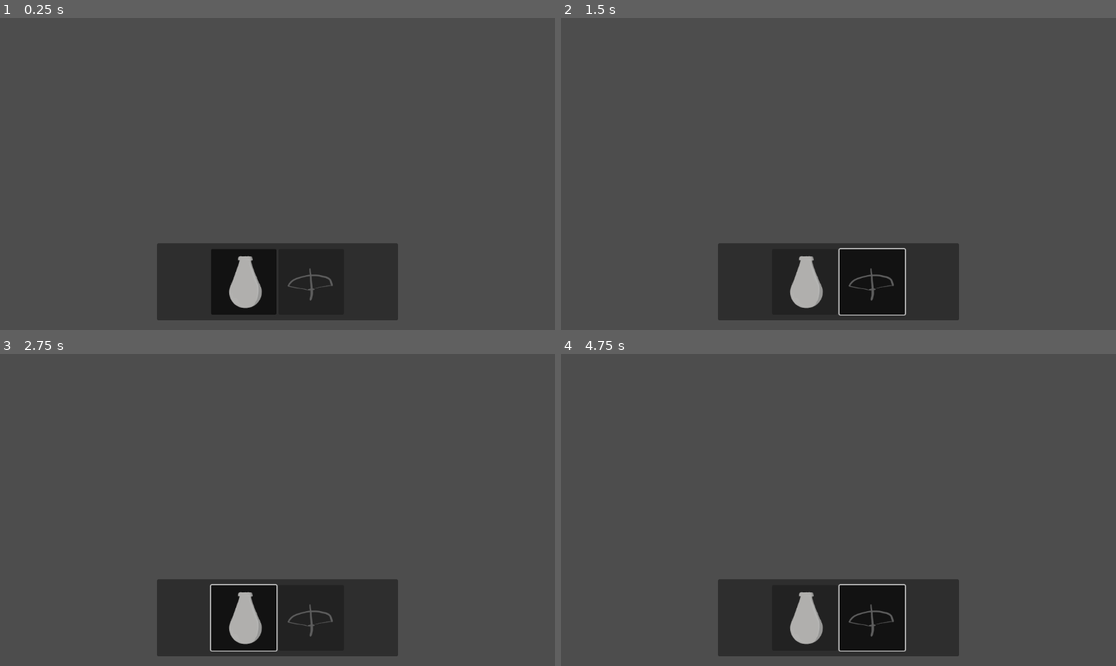
Above: before the commit, frames 1-4 (two rows, left to right).
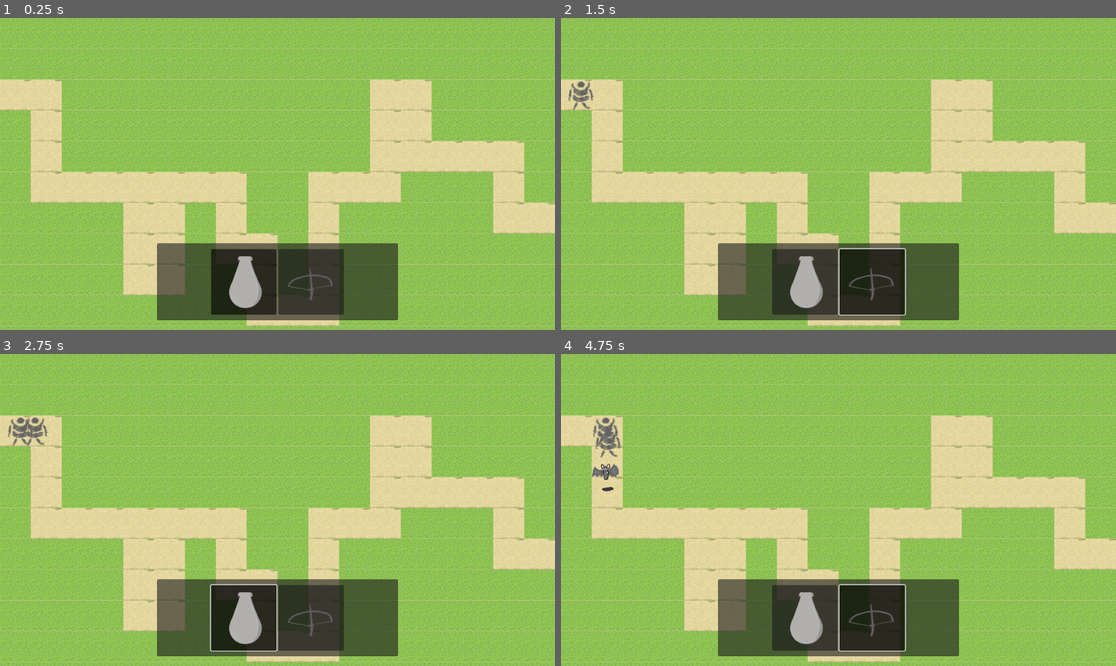
Above: after the commit, the same moments.

Repository: willNP/Tower-Defense
Game: Godot game, scene res://Scenes/main.tscn
Same seed, same stepped clock (60 frames per second), same inputs: the game is played once before the commit and once after it. The engine's default icon, where the game draws it, is replaced by a stand-in: a white triangle on a blue panel in a dark square.
Inputs (mouse positions are in pixels of both pictures, inside the frame that each line leads up to):
- Up to frame 1 (0.25 s): no input
- Up to frame 2 (1.5 s): click (805, 283) at 0.5 s; click (871, 283) at 1.25 s
- Up to frame 3 (2.75 s): click (244, 619) at 2 s
- Up to frame 4 (4.75 s): click (871, 619) at 2.75 s; click (805, 619) at 3.5 s; click (871, 619) at 4.25 s

The runs differ from the first frame. In frame 1, 95% of the frame differs, in the area x 0-100%, y 0-100%; in frame 2, 95%; in frame 3, 95%; in frame 4, 95%.
Error before the commit: Parse Error: Identifier "_seed" not declared in the current scope. (res://Scripts/Resources/map_generation.gd:49)

Commit message:
problemas solucionados

Diff:
--- a/Scripts/Resources/map_generation.gd
+++ b/Scripts/Resources/map_generation.gd
@@ -46,7 +46,7 @@
 func generate_map(seed: int = 0, use_seed: bool = false) -> void:
 	_update_dimensions_from_viewport()
 	_configure_path_controller()
-	_map_generator.randomize(_seed, use_seed)
+	_map_generator.randomize(seed, use_seed)
 	_map_data = _map_generator.generate(map_width, map_height, _generator_params())
 
 	if _map_data == null:
